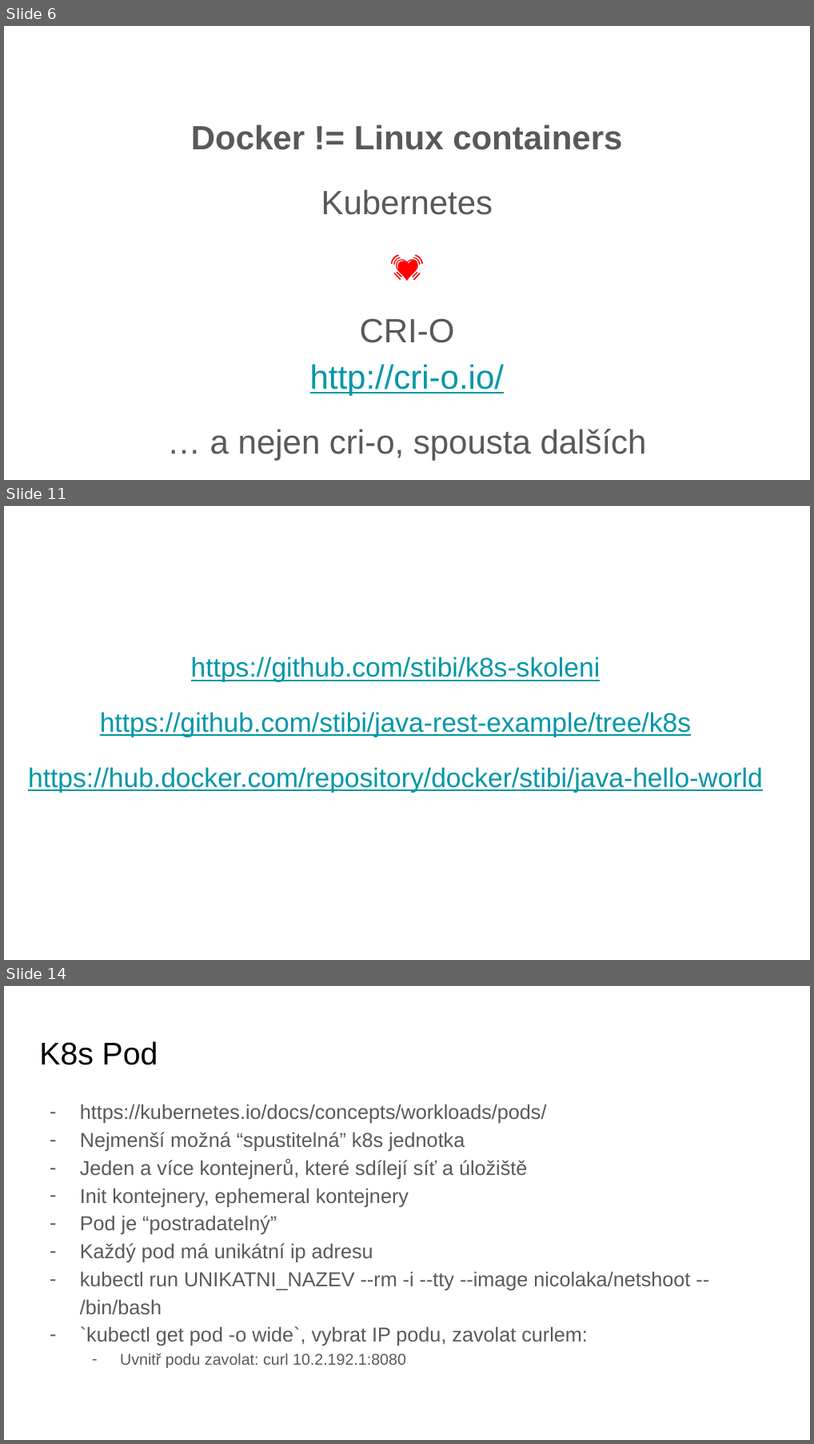
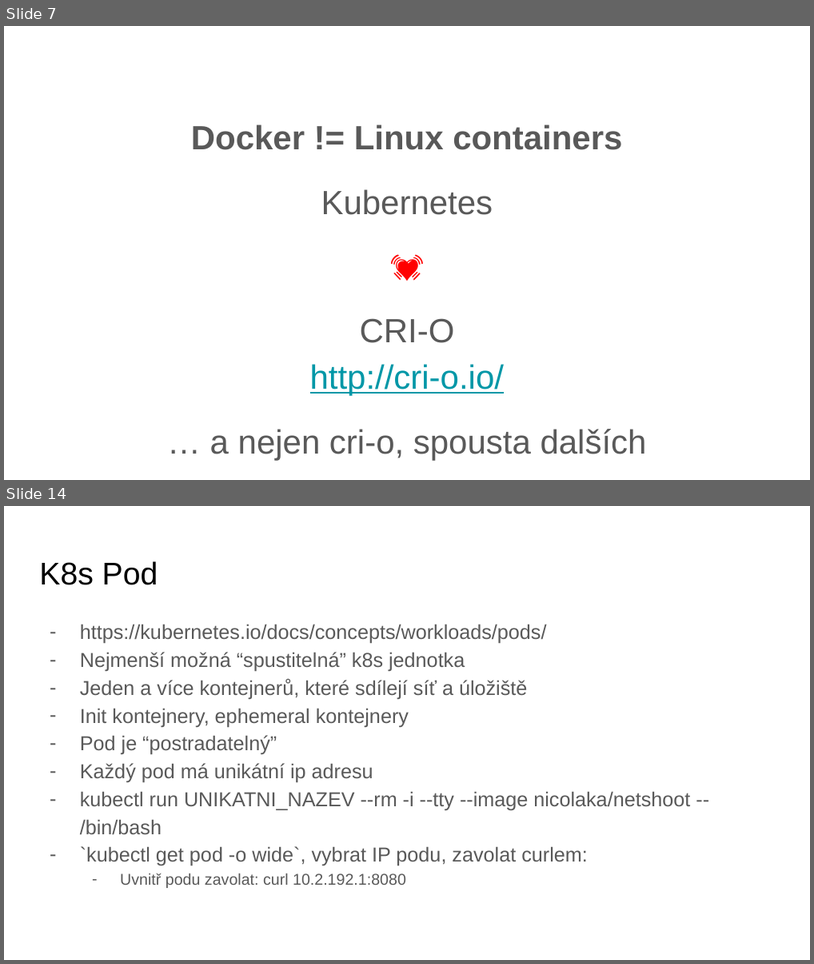
Before and after one commit to sqn-sources/kubernetes-workshop, a slide deck: k8s školení.pptx. Shown one above the other, each under a label of ours: slides 6, 11 and 14 before the commit, slides 7 and 14 after it; the slides between them are not shown. The pictures are 814x1444 and 814x964 pixels, drawn with LibreOffice and Linux fonts; fonts in the diff are those of the drawing; background and template pictures are left out. Boxes give left, top, right and bottom in pixels: in the first picture for what was removed or moved away, otherwise in the second. Text is boxed around its words. In the diff, an @@ line names an element or a change of style, - is before the commit and + after.

```diff
--- a/k8s školení.pptx
+++ b/k8s školení.pptx
@@ slide 11 removed at [4,506,810,960], background #FFFFFF @@
@@ text removed at [28,656,763,792] @@
-https://github.com/stibi/k8s-skoleni
-https://github.com/stibi/java-rest-example/tree/k8s
-https://hub.docker.com/repository/docker/stibi/java-hello-world
@@ what was slide 6 is now slide 7 @@
```
Also in this commit, not shown: 3 slides changed, 7 slides added, 12 other slides removed.
